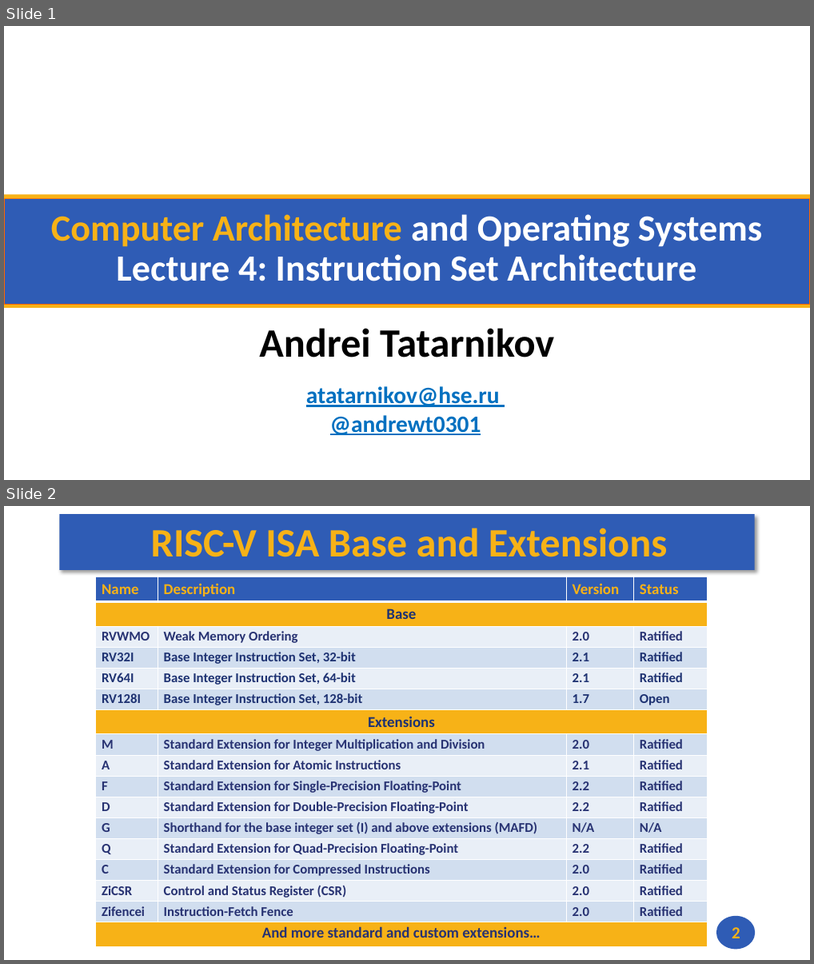
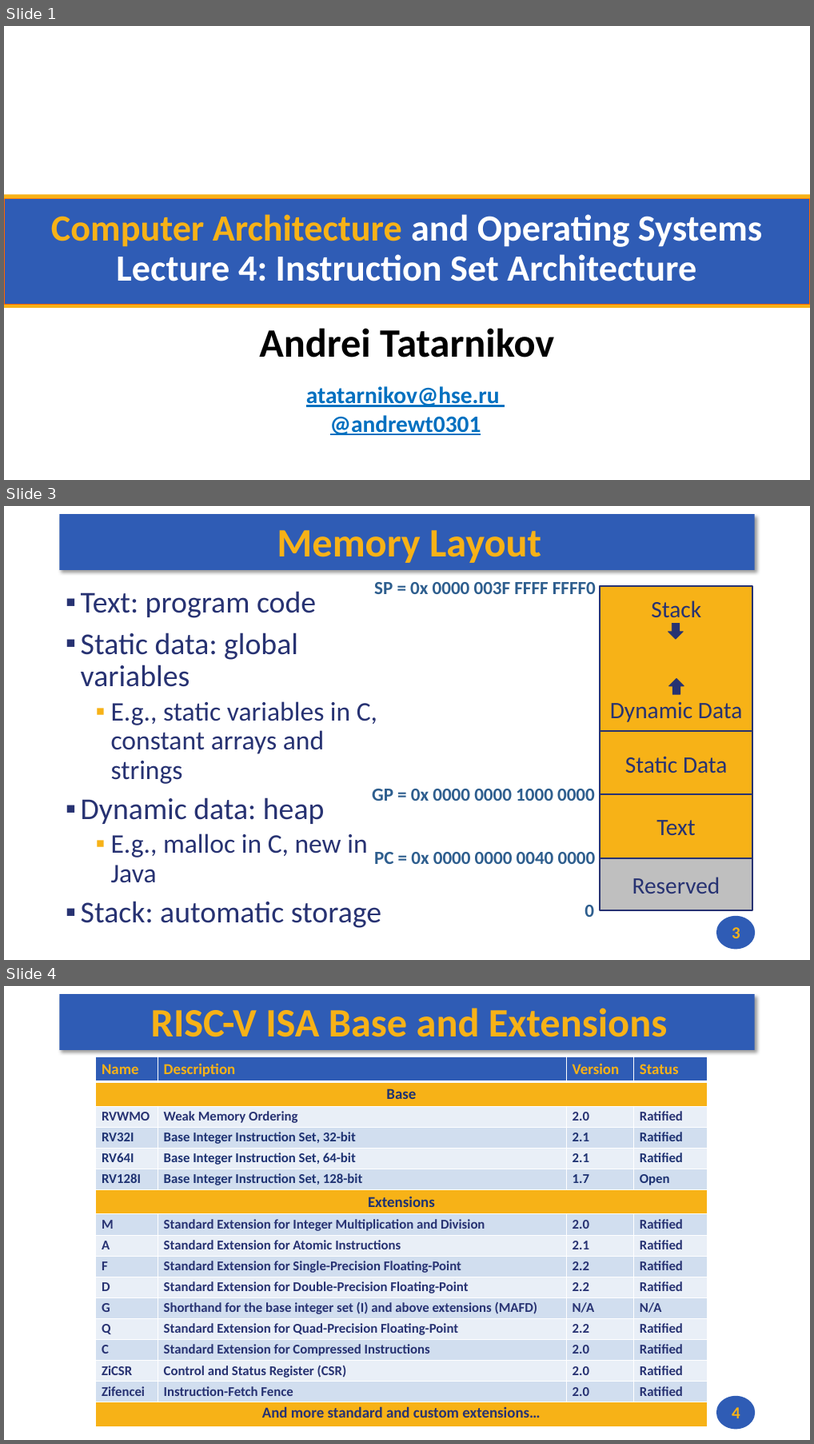
Before and after one commit to andrewt0301/hse-acos-course, a slide deck: docs/part1ca/04_Instructions/CA_Lecture_04.pptx. Shown one above the other, each under a label of ours: slides 1 and 2 before the commit, slides 1, 3 and 4 after it; the slides between them are not shown. The pictures are 814x964 and 814x1444 pixels, drawn with LibreOffice and Linux fonts; fonts in the diff are those of the drawing; background and template pictures are left out. Boxes give left, top, right and bottom in pixels: in the first picture for what was removed or moved away, otherwise in the second. Text is boxed around its words. In the diff, an @@ line names an element or a change of style, - is before the commit and + after.

```diff
--- a/docs/part1ca/04_Instructions/CA_Lecture_04.pptx
+++ b/docs/part1ca/04_Instructions/CA_Lecture_04.pptx
@@ slide 3 added at <box>4,506,810,960</box>, background #FFFFFF; not listed: 2 template elements that a slide beside it also shows @@
@@ title added at <box>277,530,542,563</box>, 48 pt, text #F7B217, bold @@
+Memory Layout
@@ text added at <box>81,591,382,928</box>, 36 pt, text #273272 @@
+▪ Text: program code
+▪ Static data: global variables
+  ▪ E.g., static variables in C, constant arrays and strings
+▪ Dynamic data: heap
+  ▪ E.g., malloc in C, new in Java
+▪ Stack: automatic storage
@@ text added at <box>374,582,596,594</box>, 22 pt, text #2E5E8E, bold @@
+SP = 0x 0000 003F FFFF FFFF0
@@ rectangle added at <box>601,586,753,732</box>, fill #F7B217, outline #273272 2 pt, 28 pt, text #273272 @@
+Stack
+Dynamic Data
@@ down arrow added at <box>669,624,684,639</box>, fill #273272, outline #273272 0.85 pt @@
@@ up arrow added at <box>670,679,685,694</box>, fill #273272, outline #273272 0.85 pt @@
@@ rectangle added at <box>601,731,753,795</box>, fill #F7B217, outline #273272 2 pt, 28 pt, text #273272 @@
+Static Data
@@ text added at <box>372,788,595,800</box>, 22 pt, text #2E5E8E, bold @@
+GP = 0x 0000 0000 1000 0000
@@ rectangle added at <box>601,795,753,858</box>, fill #F7B217, outline #273272 2 pt, 28 pt, text #273272 @@
+Text
@@ text added at <box>374,852,596,864</box>, 22 pt, text #2E5E8E, bold @@
+PC = 0x 0000 0000 0040 0000
@@ rectangle added at <box>601,858,753,910</box>, fill #BFBFBF, outline #273272 2 pt, 28 pt, text #273272 @@
+Reserved
@@ text added at <box>585,904,594,916</box>, 22 pt, text #2E5E8E, bold @@
+0
@@ page number added at <box>732,927,741,938</box>, 20 pt, text #F7B217, bold @@
+3
@@ what was slide 2 is now slide 4 @@
@@ page number at <box>732,1407,741,1418</box>: text changed @@
-2
+4
```
Also in this commit, not shown: 3 slides changed, 1 other slide added, 2 other files.
